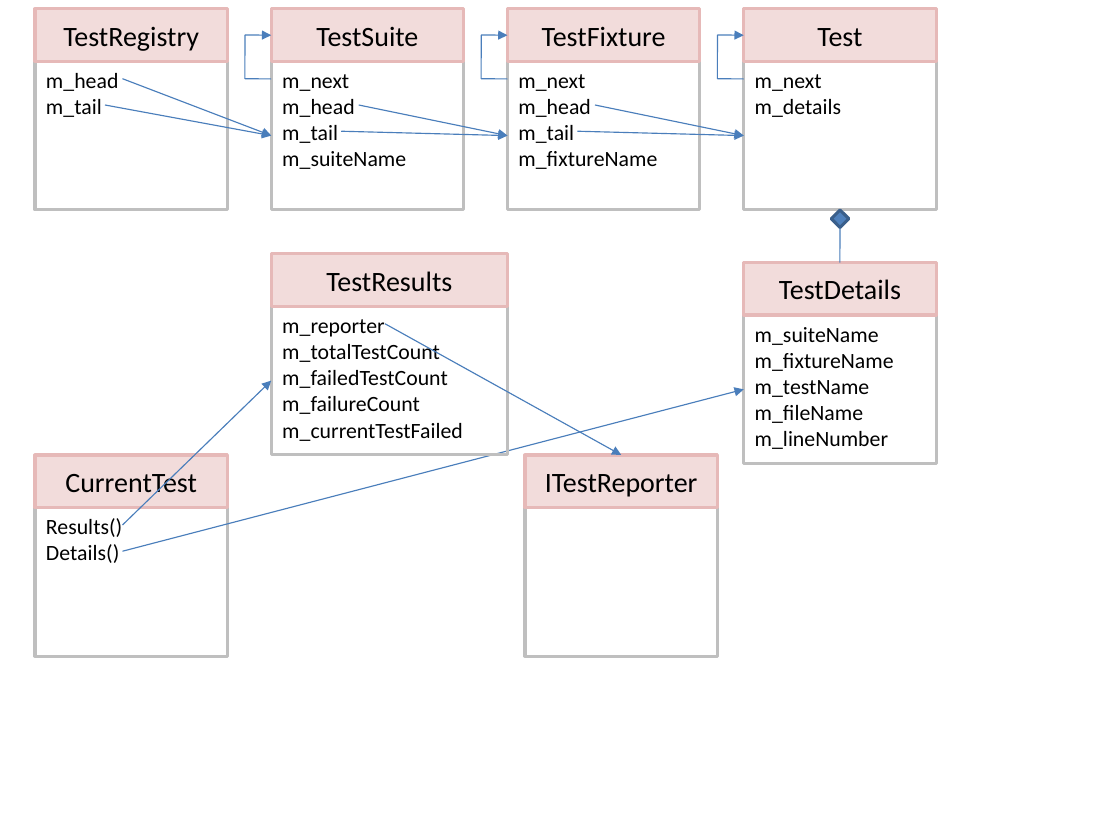
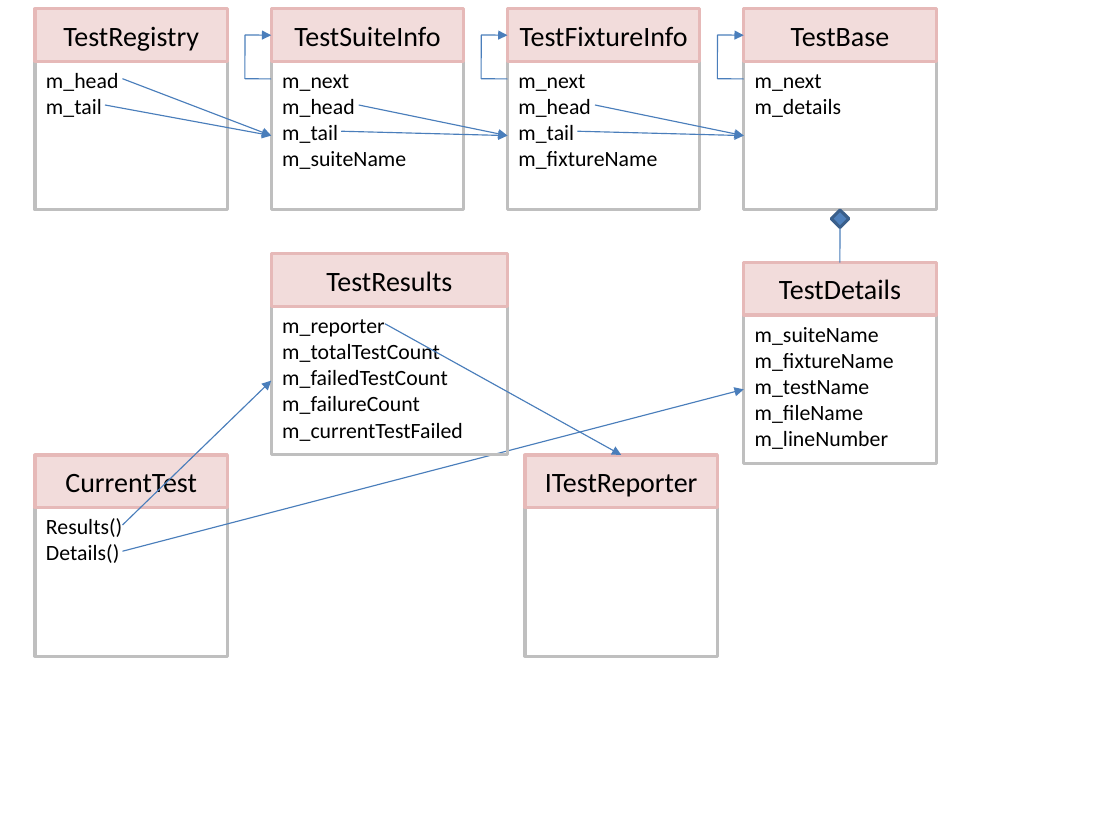
Before and after one commit to renebarto/baremetal, a slide deck: slide 1 of doc/images/unittest-class-structure.pptx. Drawn at 1120x840 pixels with LibreOffice and Linux fonts; fonts in the diff are those of the drawing. Boxes give left, top, right and bottom in pixels: in the first picture for what was removed or moved away, otherwise in the second. Text is boxed around its words. In the diff, an @@ line names an element or a change of style, - is before the commit and + after.

```diff
--- a/doc/images/unittest-class-structure.pptx
+++ b/doc/images/unittest-class-structure.pptx
@@ text in rectangle at <box>294,26,440,47</box>: text changed @@
-TestSuite
+TestSuiteInfo
@@ text in rectangle at <box>520,26,688,47</box>: text changed @@
-TestFixture
+TestFixtureInfo
@@ text in rectangle at <box>791,28,890,47</box>: text changed @@
-Test
+TestBase
```
Also in this commit, not shown: 31 other files.
